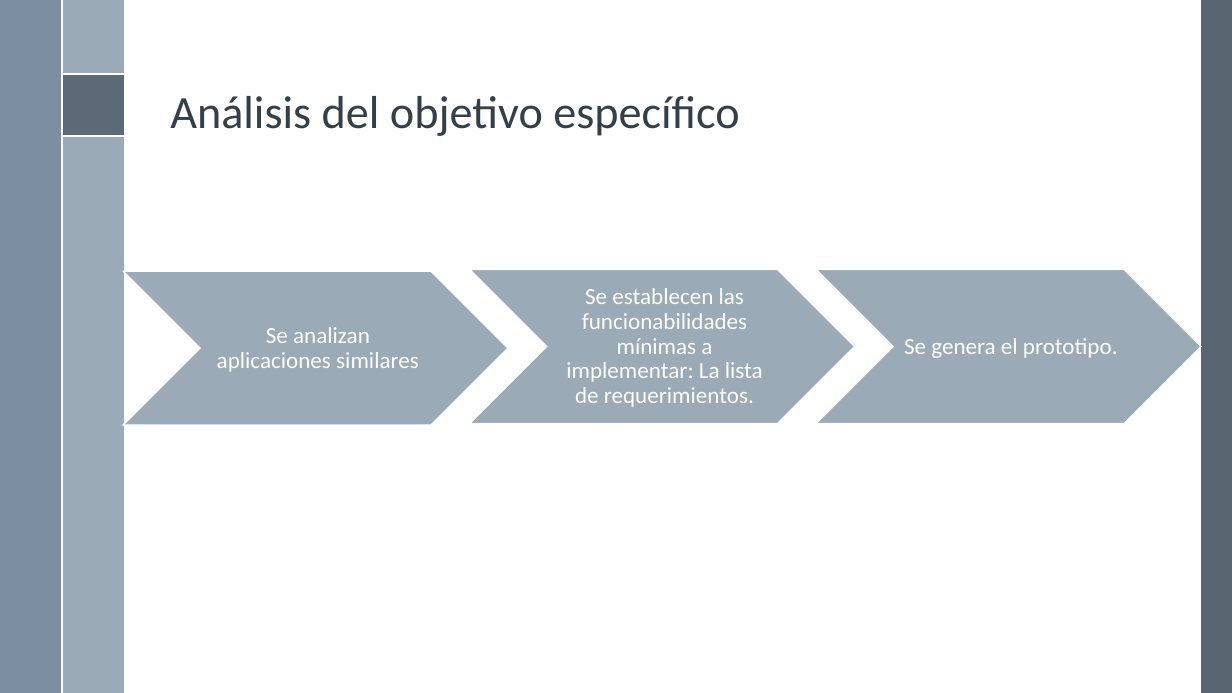
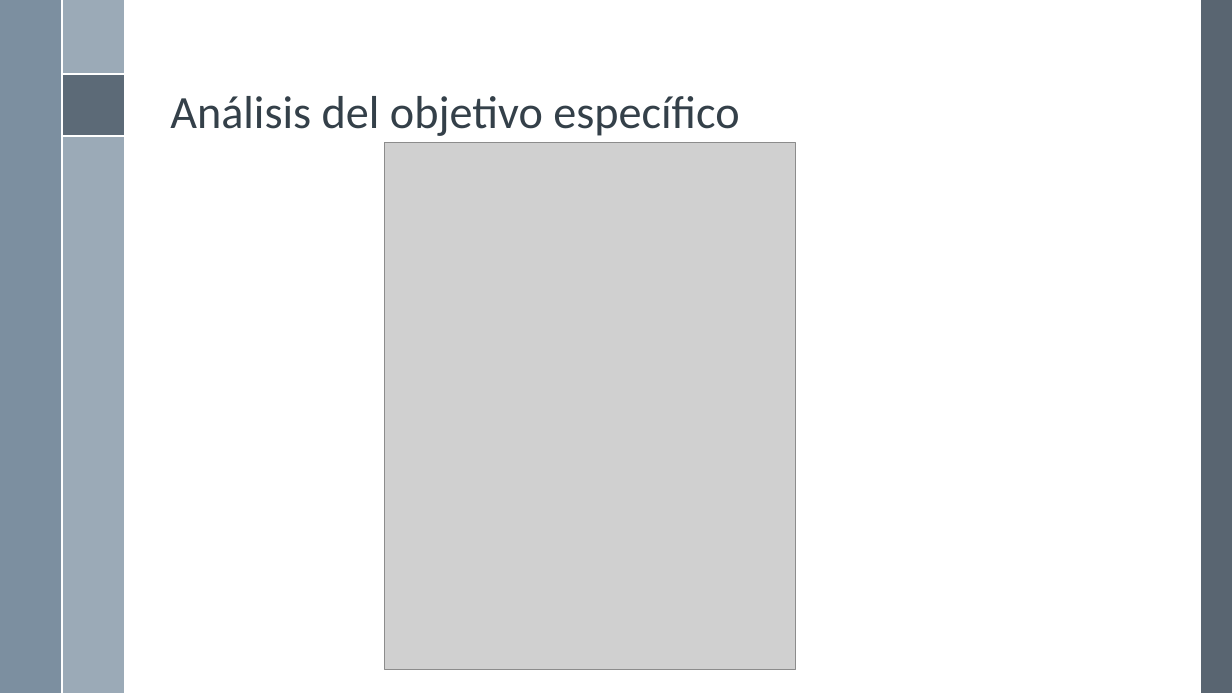
Before and after one commit to rbaltodanog/audinsaapp, a slide deck: slide 24 of documentacion/presentacion/Presentación.pptx (slide 22 before the commit). Drawn at 1232x693 pixels with LibreOffice and Linux fonts; fonts in the diff are those of the drawing; grey boxes stand for pictures; background and template pictures are left out. Boxes give left, top, right and bottom in pixels: in the first picture for what was removed or moved away, otherwise in the second. Text is boxed around its words. In the diff, an @@ line names an element or a change of style, - is before the commit and + after.

```diff
--- a/documentacion/presentacion/Presentación.pptx
+++ b/documentacion/presentacion/Presentación.pptx
@@ picture added at box(384, 142, 795, 669) @@
@@ group removed at box(123, 270, 1201, 425): 3 chevrons, 3 texts @@
-Se analizan aplicaciones similares
-Se establecen las funcionabilidades mínimas a implementar: La lista de requerimientos.
-Se genera el prototipo.
```
Also in this commit, not shown: 15 other slides changed, 25 slides added, 2 slides removed.
